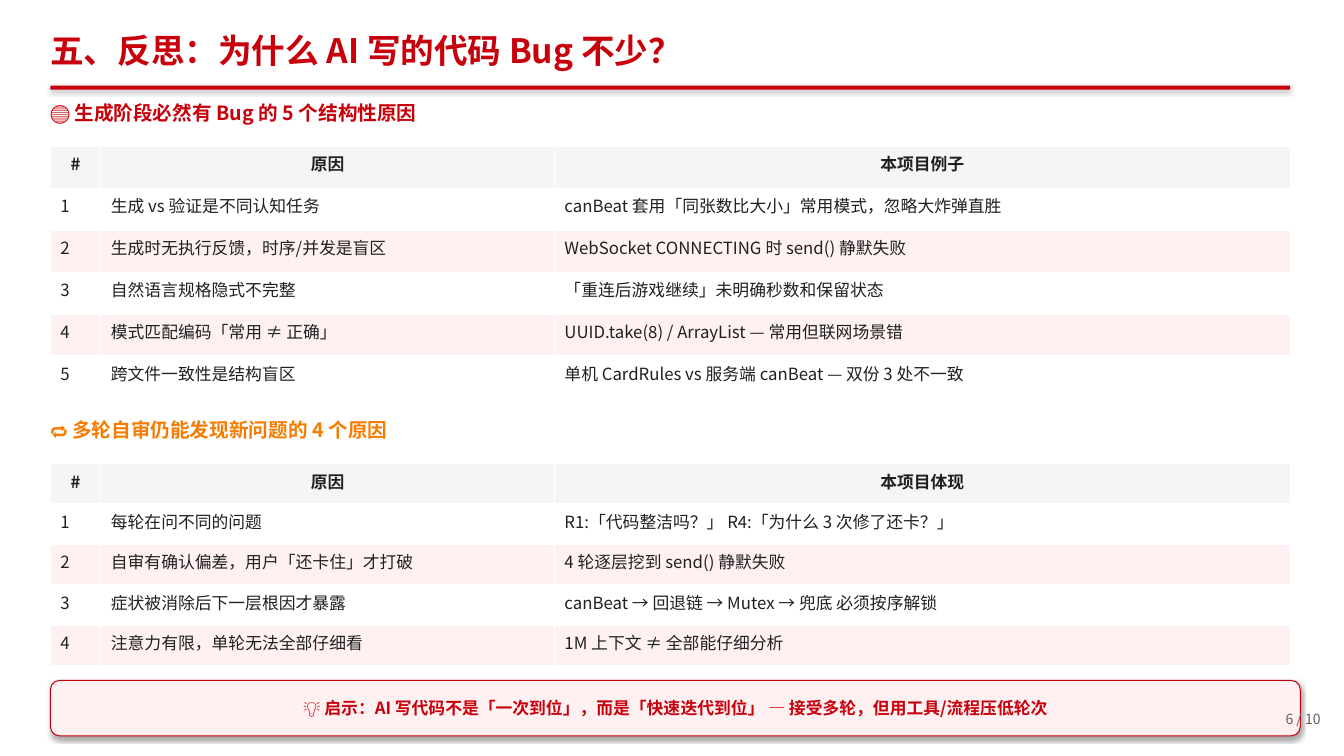
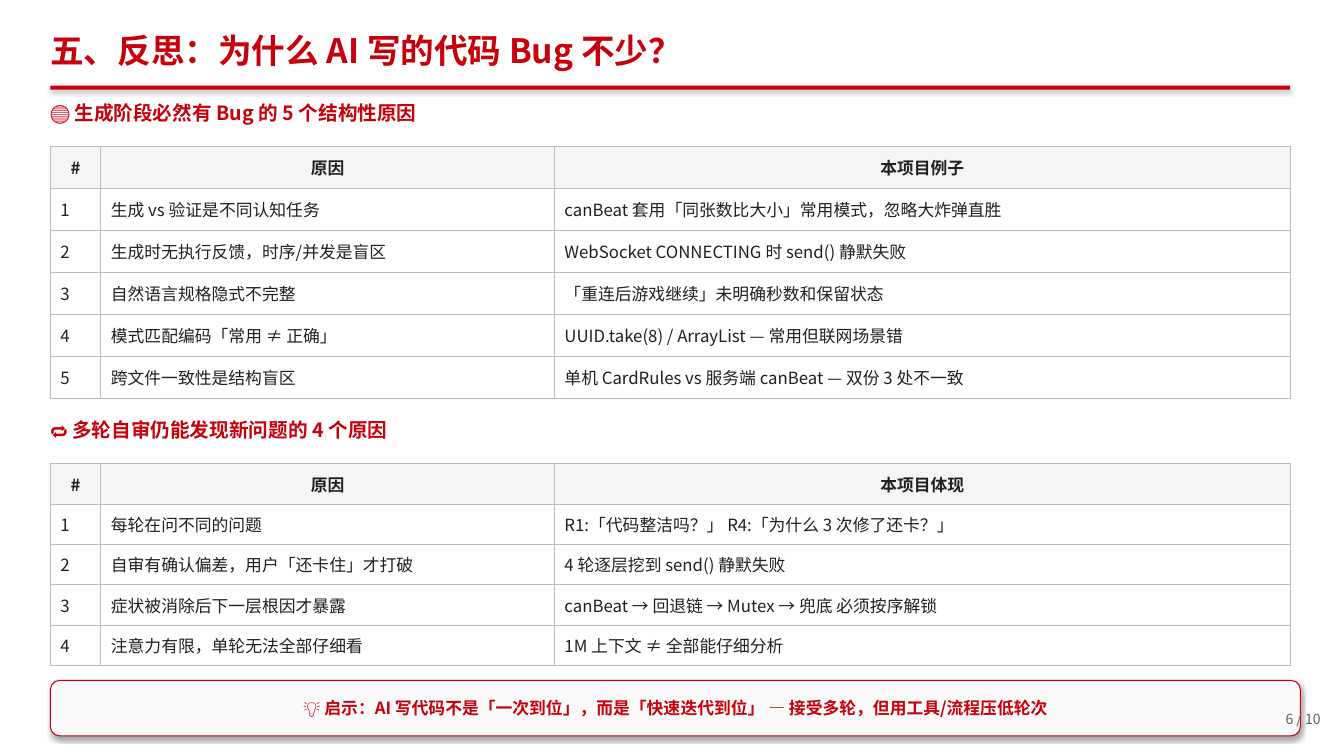
Before and after one commit to berming/AndroidAPP, a slide deck: slide 6 of docs/dev_summary.pptx. Drawn at 1344x756 pixels with LibreOffice and Linux fonts; fonts in the diff are those of the drawing. Boxes give left, top, right and bottom in pixels: in the first picture for what was removed or moved away, otherwise in the second. Text is boxed around its words. In the diff, an @@ line names an element or a change of style, - is before the commit and + after.

```diff
--- a/docs/dev_summary.pptx
+++ b/docs/dev_summary.pptx
@@ table at [50,146,1291,398] @@
@@ fill #FFF1F2 to #FFFFFF in 6 cells @@
@@ borders changed @@
@@ text "🔁 多轮自审仍能发现新问题的 4 个原因" at [72,420,388,439]: text colour #F57C00 to #C7000B @@
@@ table at [50,464,1291,665] @@
@@ fill #FFF1F2 to #FFFFFF in 6 cells @@
@@ borders changed @@
```
Also in this commit, not shown: 8 other slides changed, 1 other file.
